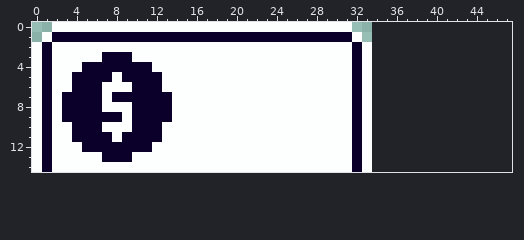
Two versions of one pixel-art file, assets/ui/resource/resource-tab.aseprite. Above is the file before it was changed.
34x15 pixels, 1 frame. The old version is drawn lined up with the new one, on the new canvas.
The result:
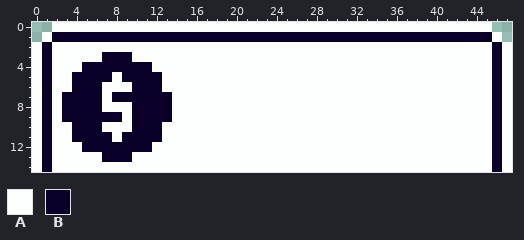
Palette (. is transparent): A #fdffff  B #0b0029
Change:
canvas 34x15 -> 48x15
@@ x 30..47 @@
- 0 AA................
- 1 BBA...............
- 2 AABA..............
- 3 AABA..............
- 4 AABA..............
- 5 AABA..............
- 6 AABA..............
- 7 AABA..............
- 8 AABA..............
- 9 AABA..............
-10 AABA..............
-11 AABA..............
-12 AABA..............
-13 AABA..............
-14 AABA..............
+ 0 AAAAAAAAAAAAAAAA..
+ 1 BBBBBBBBBBBBBBBBA.
+ 2 AAAAAAAAAAAAAAAABA
+ 3 AAAAAAAAAAAAAAAABA
+ 4 AAAAAAAAAAAAAAAABA
+ 5 AAAAAAAAAAAAAAAABA
+ 6 AAAAAAAAAAAAAAAABA
+ 7 AAAAAAAAAAAAAAAABA
+ 8 AAAAAAAAAAAAAAAABA
+ 9 AAAAAAAAAAAAAAAABA
+10 AAAAAAAAAAAAAAAABA
+11 AAAAAAAAAAAAAAAABA
+12 AAAAAAAAAAAAAAAABA
+13 AAAAAAAAAAAAAAAABA
+14 AAAAAAAAAAAAAAAABA
Where, in picture pixels (left, top, right, bottom), the same in both pictures:
changed: (352, 22, 512, 172)
